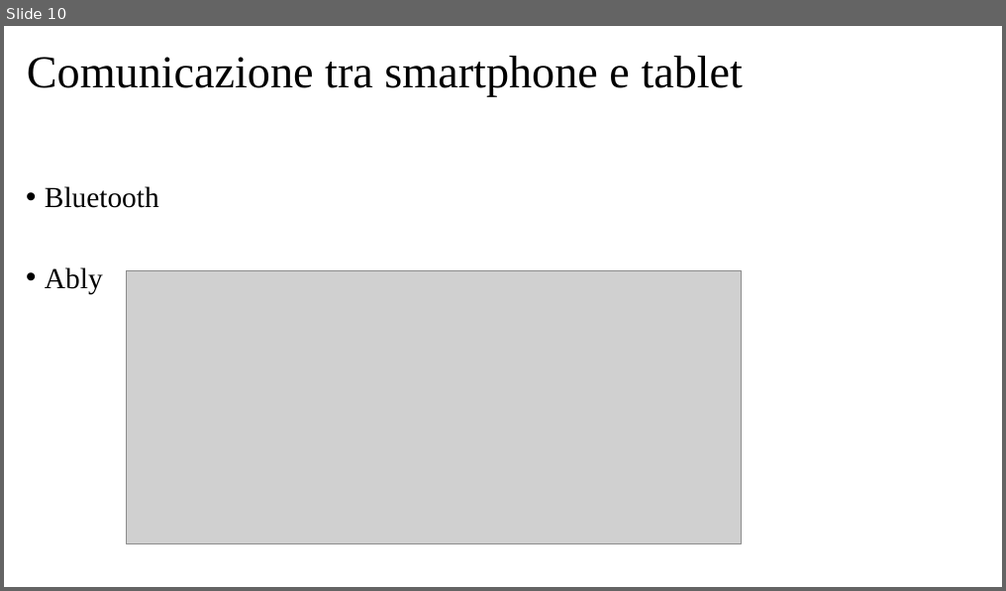
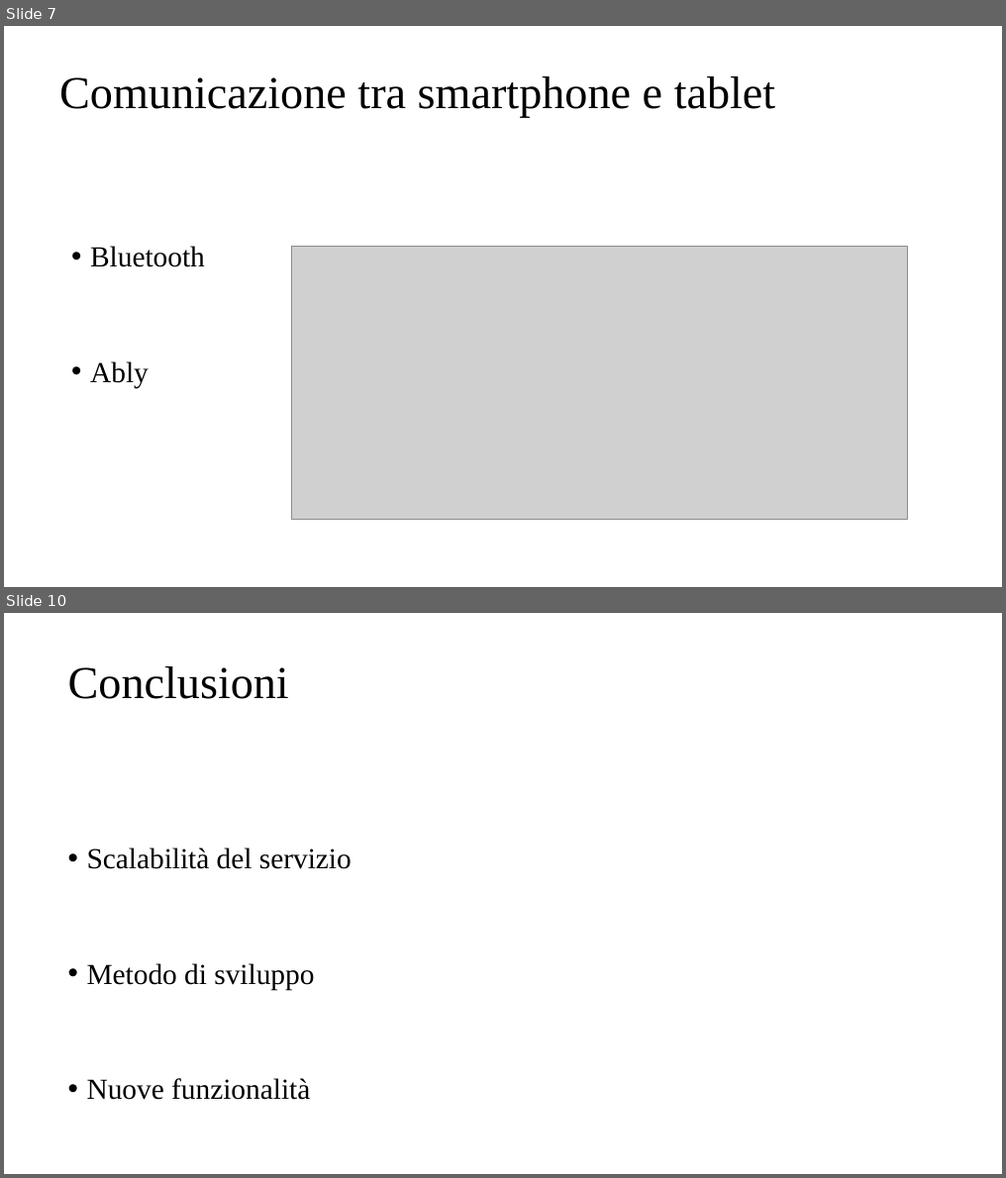
Before and after one commit to davidecolussi/Tesi, a slide deck: presentazione/Colussi_Davide_Presentazione.pptx. Shown one above the other, each under a label of ours: slide 10 before the commit, slides 7 and 10 after it; the slides between them are not shown. The pictures are 1006x591 and 1006x1178 pixels, drawn with LibreOffice and Linux fonts; fonts in the diff are those of the drawing; grey boxes stand for pictures. Boxes give left, top, right and bottom in pixels: in the first picture for what was removed or moved away, otherwise in the second. Text is boxed around its words. In the diff, an @@ line names an element or a change of style, - is before the commit and + after.

```diff
--- a/presentazione/Colussi_Davide_Presentazione.pptx
+++ b/presentazione/Colussi_Davide_Presentazione.pptx
@@ slide 10 added at <box>4,613,1002,1174</box>, background #FFFFFF @@
@@ title added at <box>68,666,289,699</box>, 44 pt, text #000000 @@
+Conclusioni
@@ text added at <box>87,848,351,1100</box>, 28 pt, text #000000 @@
+• Scalabilità del servizio
+• Metodo di sviluppo
+• Nuove funzionalità
@@ what was slide 10 is now slide 7 @@
@@ slide 7 changed as well @@
@@ title "Comunicazione tra smartphone e tablet": place and size @@
-title "Comunicazione tra smartphone e tablet" at <box>27,56,743,97</box>
+title "Comunicazione tra smartphone e tablet" at <box>59,76,775,118</box>
@@ text "Bluetooth": place and size @@
-text "Bluetooth" at <box>45,186,159,294</box>
+text "Bluetooth" at <box>90,246,205,388</box>
@@ text "Bluetooth" at <box>90,246,205,388</box>: line spacing 2 to 3 @@
@@ picture: place and size @@
-picture at <box>126,271,742,544</box>
+picture at <box>292,246,908,519</box>
```
Also in this commit, not shown: 5 other slides changed, 3 other slides added, 5 slides removed.
